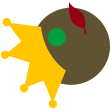
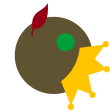
Revision of a layered w=110, h=110 image; what changed, layer by layer:
painted on "tongue" over [31, 2, 87, 36]
painted on "crown" over [1, 18, 110, 110]
painted on "eye" over [47, 28, 75, 52]
painted on "head" (2nd of 2, in "head") over [14, 7, 110, 94]
